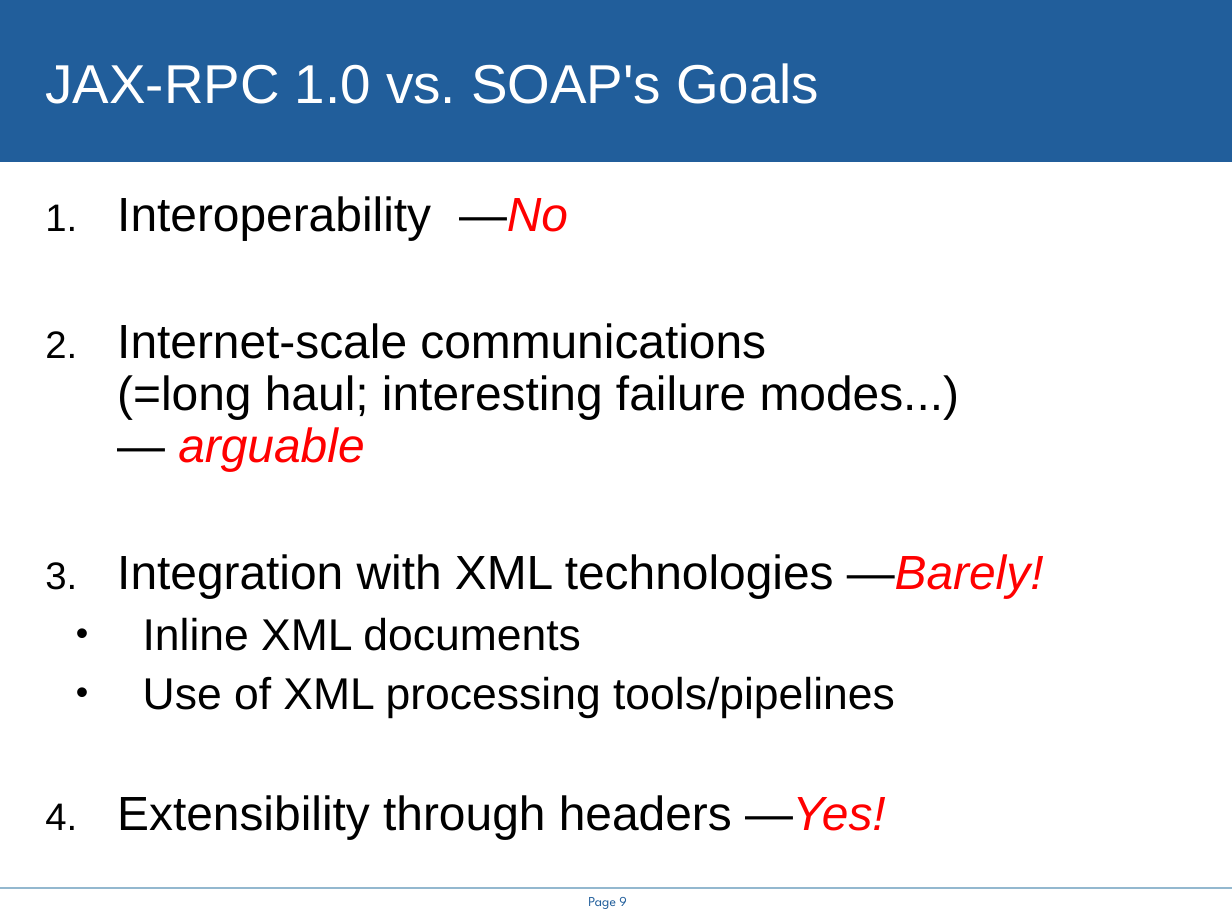
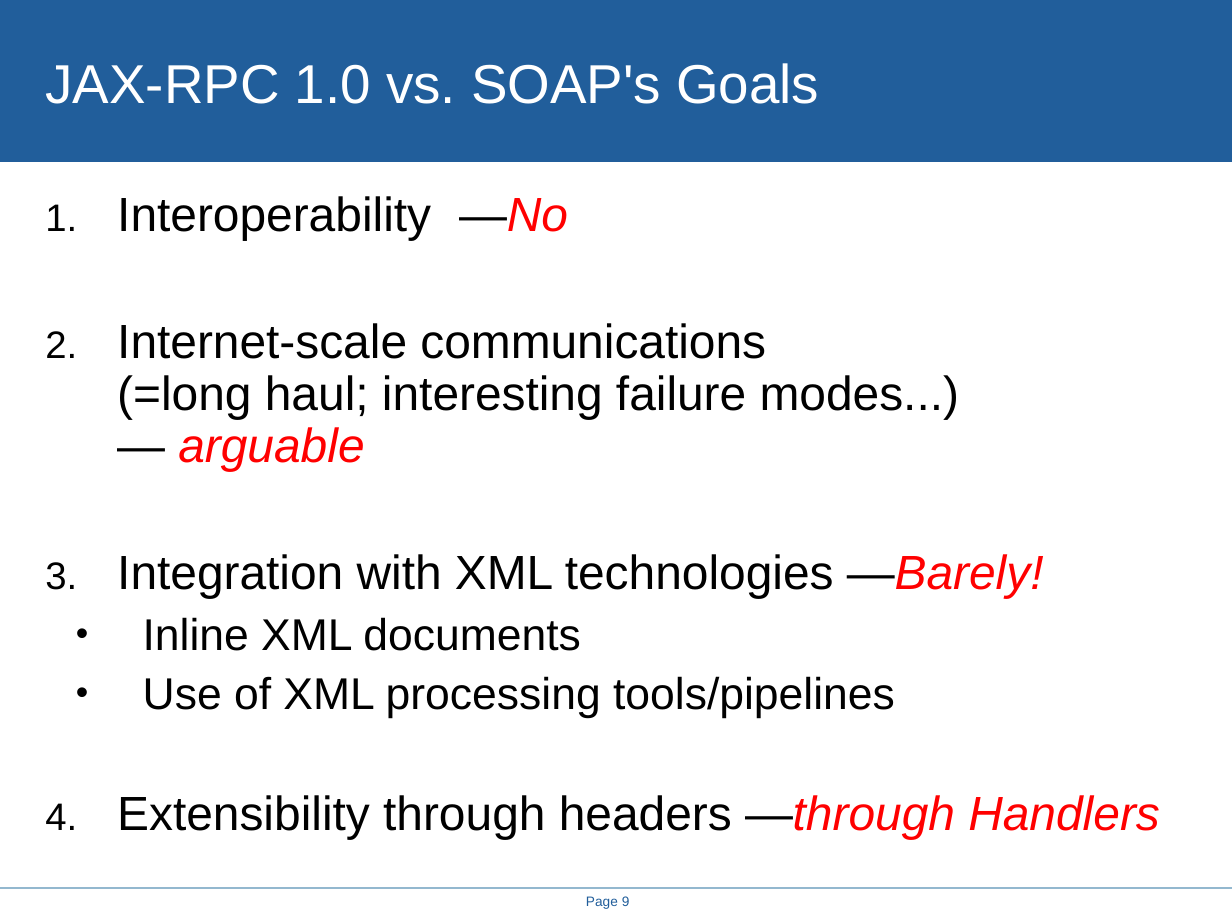
Before and after one commit to steveloughran/smartfrog, a slide deck: slide 9 of projects/alpine/doc/icws2005/rethinking_the_java_SOAP_stack.ppt. Drawn at 1232x924 pixels with LibreOffice and Linux fonts; fonts in the diff are those of the drawing; background and template pictures are left out. Boxes give left, top, right and bottom in pixels: in the first picture for what was removed or moved away, otherwise in the second. Text is boxed around its words. In the diff, an @@ line names an element or a change of style, - is before the commit and + after.

```diff
--- a/projects/alpine/doc/icws2005/rethinking_the_java_SOAP_stack.ppt
+++ b/projects/alpine/doc/icws2005/rethinking_the_java_SOAP_stack.ppt
@@ text at (x1=117, y1=795, x2=1160, y2=840): text changed @@
-4. Extensibility through headers —Yes!
+4. Extensibility through headers —through Handlers
@@ page number at (x1=586, y1=896, x2=630, y2=909): font League Spartan to Arial @@
```
Also in this commit, not shown: 14 other slides changed, 4 slides added, 4 slides removed, 8 other files.
